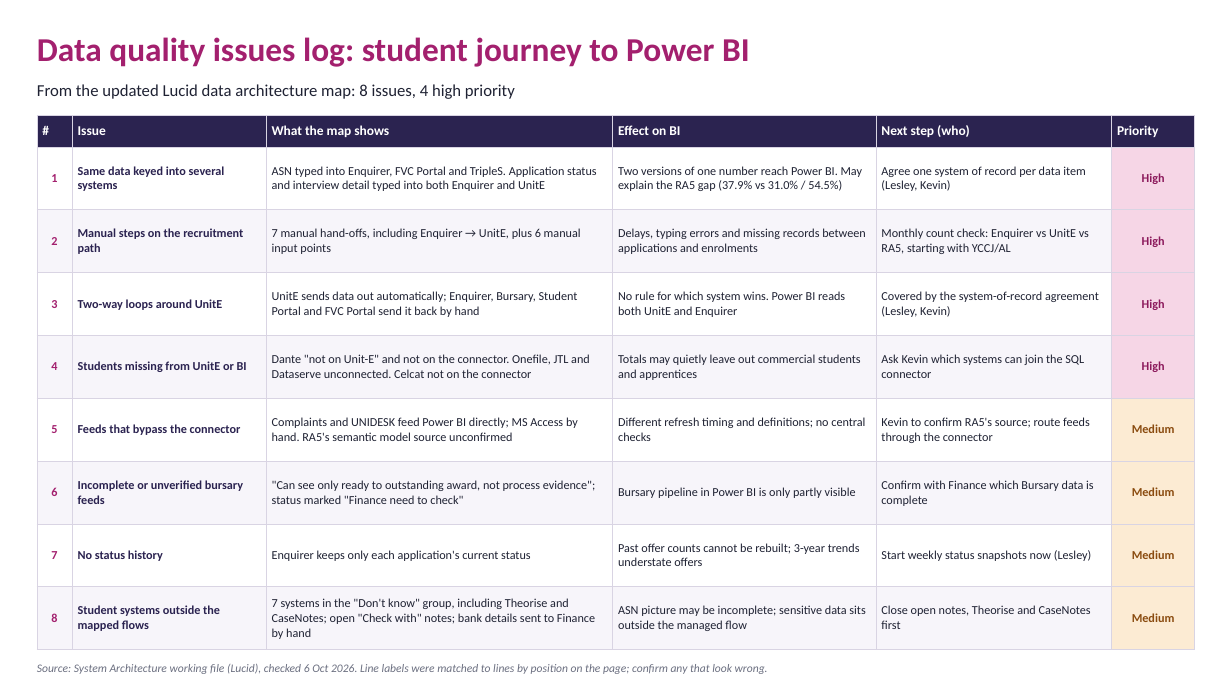
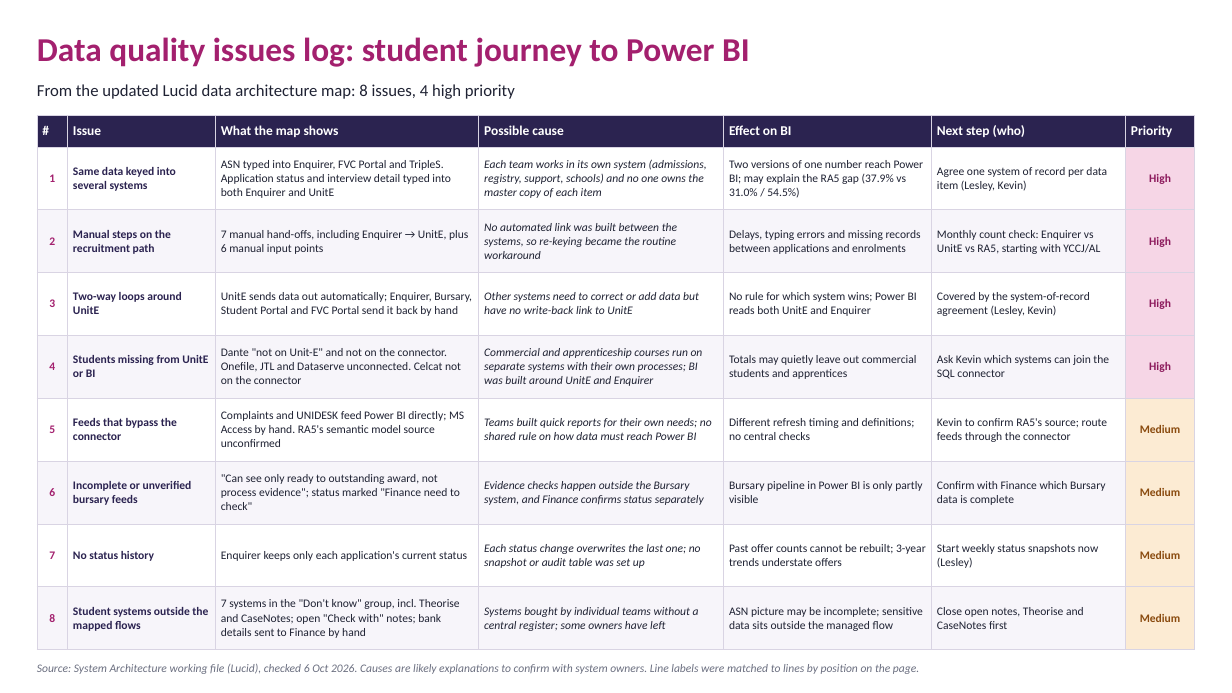
Before and after one commit to sanookiezz/Bayesian-Study, a slide deck: slide 1 of data-architecture/Data_Quality_Issues_Log.pptx. Drawn at 1232x693 pixels with LibreOffice and Linux fonts; fonts in the diff are those of the drawing. Boxes give left, top, right and bottom in pixels: in the first picture for what was removed or moved away, otherwise in the second. Text is boxed around its words. In the diff, an @@ line names an element or a change of style, - is before the commit and + after.

```diff
--- a/data-architecture/Data_Quality_Issues_Log.pptx
+++ b/data-architecture/Data_Quality_Issues_Log.pptx
@@ table at (x1=37, y1=116, x2=1195, y2=642) @@
-column 3: What the map shows | ASN typed into Enquirer, FVC Portal and TripleS. Application status and interview detail typed into both Enquirer and UnitE | 7 manual hand-offs, including Enquirer → UnitE, plus 6 manual input points | UnitE sends data out automatically; Enquirer, Bursary, Student Portal and FVC Portal send it back by hand | Dante "not on Unit-E" and not on the connector. Onefile, JTL and Dataserve unconnected. Celcat not on the connector | Complaints and UNIDESK feed Power BI directly; MS Access by hand. RA5's semantic model source unconfirmed | "Can see only ready to outstanding award, not process evidence"; status marked "Finance need to check" | Enquirer keeps only each application's current status | 7 systems in the "Don't know" group, including Theorise and CaseNotes; open "Check with" notes; bank details sent to Finance by hand
-column 4: Effect on BI | Two versions of one number reach Power BI. May explain the RA5 gap (37.9% vs 31.0% / 54.5%) | Delays, typing errors and missing records between applications and enrolments | No rule for which system wins. Power BI reads both UnitE and Enquirer | Totals may quietly leave out commercial students and apprentices | Different refresh timing and definitions; no central checks | Bursary pipeline in Power BI is only partly visible | Past offer counts cannot be rebuilt; 3-year trends understate offers | ASN picture may be incomplete; sensitive data sits outside the managed flow
+column 3: What the map shows | ASN typed into Enquirer, FVC Portal and TripleS. Application status and interview detail typed into both Enquirer and UnitE | 7 manual hand-offs, including Enquirer → UnitE, plus 6 manual input points | UnitE sends data out automatically; Enquirer, Bursary, Student Portal and FVC Portal send it back by hand | Dante "not on Unit-E" and not on the connector. Onefile, JTL and Dataserve unconnected. Celcat not on the connector | Complaints and UNIDESK feed Power BI directly; MS Access by hand. RA5's semantic model source unconfirmed | "Can see only ready to outstanding award, not process evidence"; status marked "Finance need to check" | Enquirer keeps only each application's current status | 7 systems in the "Don't know" group, incl. Theorise and CaseNotes; open "Check with" notes; bank details sent to Finance by hand
+column 4: Possible cause | Each team works in its own system (admissions, registry, support, schools) and no one owns the master copy of each item | No automated link was built between the systems, so re-keying became the routine workaround | Other systems need to correct or add data but have no write-back link to UnitE | Commercial and apprenticeship courses run on separate systems with their own processes; BI was built around UnitE and Enquirer | Teams built quick reports for their own needs; no shared rule on how data must reach Power BI | Evidence checks happen outside the Bursary system, and Finance confirms status separately | Each status change overwrites the last one; no snapshot or audit table was set up | Systems bought by individual teams without a central register; some owners have left
+column 5: Effect on BI | Two versions of one number reach Power BI; may explain the RA5 gap (37.9% vs 31.0% / 54.5%) | Delays, typing errors and missing records between applications and enrolments | No rule for which system wins; Power BI reads both UnitE and Enquirer | Totals may quietly leave out commercial students and apprentices | Different refresh timing and definitions; no central checks | Bursary pipeline in Power BI is only partly visible | Past offer counts cannot be rebuilt; 3-year trends understate offers | ASN picture may be incomplete; sensitive data sits outside the managed flow
@@ text at (x1=37, y1=664, x2=919, y2=674): text changed @@
-Source: System Architecture working file (Lucid), checked 6 Oct 2026. Line labels were matched to lines by position on the page; confirm any that look wrong.
+Source: System Architecture working file (Lucid), checked 6 Oct 2026. Causes are likely explanations to confirm with system owners. Line labels were matched to lines by position on the page.
```
Also in this commit, not shown: 1 other file.
